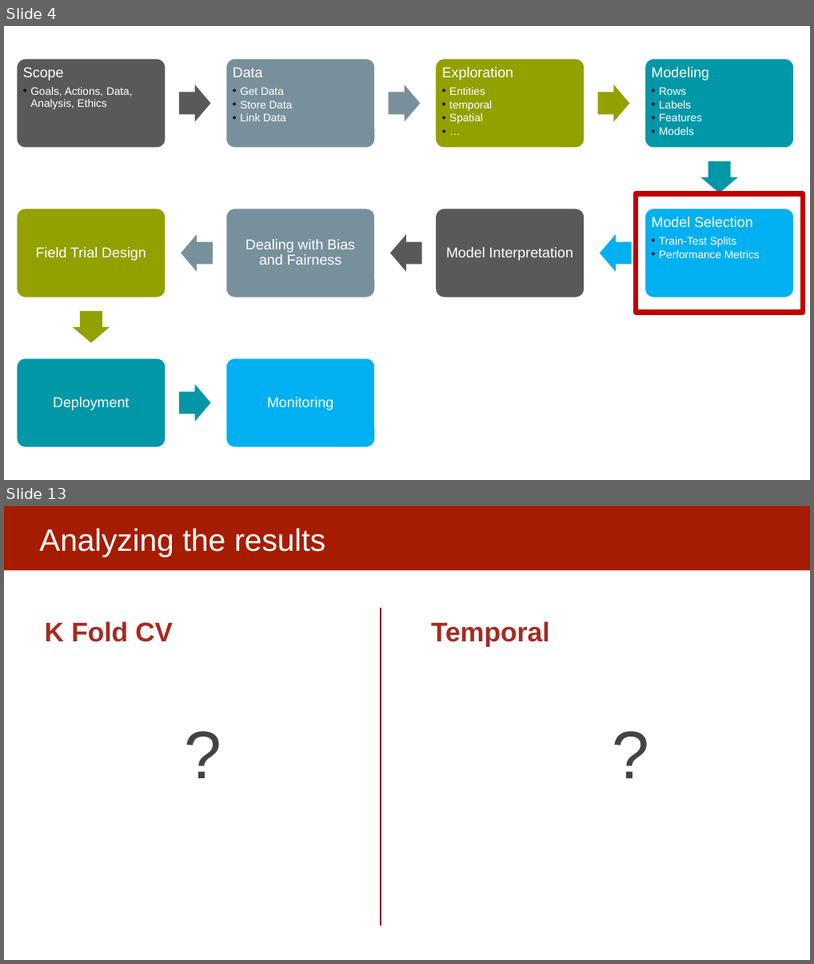
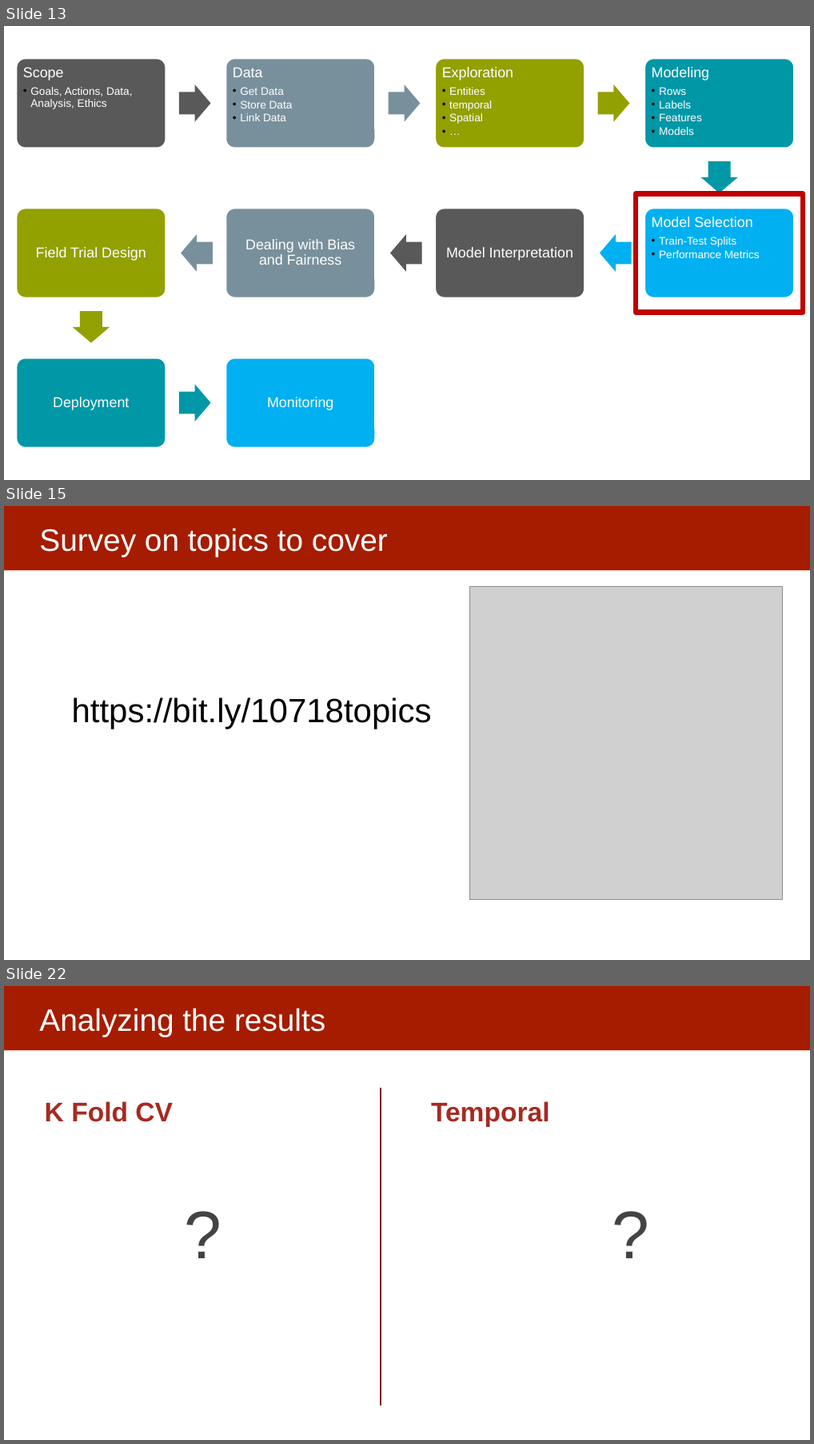
Before and after one commit to dssg/MLinPractice, a slide deck: Lectures/Lecture10-ModelSelection2.pptx. Shown one above the other, each under a label of ours: slides 4 and 13 before the commit, slides 13, 15 and 22 after it; the slides between them are not shown. The pictures are 814x964 and 814x1444 pixels, drawn with LibreOffice and Linux fonts; fonts in the diff are those of the drawing; grey boxes stand for pictures. Boxes give left, top, right and bottom in pixels: in the first picture for what was removed or moved away, otherwise in the second. Text is boxed around its words. In the diff, an @@ line names an element or a change of style, - is before the commit and + after.

```diff
--- a/Lectures/Lecture10-ModelSelection2.pptx
+++ b/Lectures/Lecture10-ModelSelection2.pptx
@@ slide 15 added at <box>4,506,810,960</box>, background #FFFFFF; not listed: 1 template element that a slide beside it also shows @@
@@ title added at <box>39,528,388,556</box>, 37 pt, text #FFFFFF @@
+Survey on topics to cover
@@ picture added at <box>470,587,782,900</box> @@
@@ text added at <box>72,697,432,728</box>, 40 pt, text #000000 @@
+https://bit.ly/10718topics
@@ what was slide 4 is now slide 13 @@
@@ what was slide 13 is now slide 22 @@
```
Also in this commit, not shown: 4 slides changed, 11 other slides added, 4 slides removed, 1 other file.
